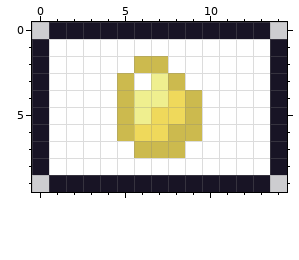
Edited in one commit: pixel-art file (pixel/miniMap/shop.aseprite). The first picture shows the starting point.
15x10 pixels, 1 frame.
The same view after the edit:
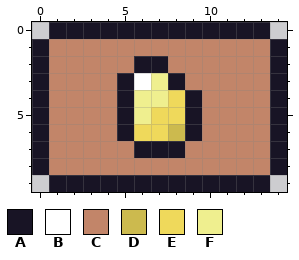
Palette (. is transparent): A #181425  B #ffffff  C #c28569  D #ccba4e  E #efd95b  F #efef8f
Difference:
@@ x 0..14 @@
  0 .AAAAAAAAAAAAA.
- 1 ABBBBBBBBBBBBBA
- 2 ABBBBBDDBBBBBBA
- 3 ABBBBDBFDBBBBBA
- 4 ABBBBDFFEDBBBBA
- 5 ABBBBDFEEDBBBBA
- 6 ABBBBDEEDDBBBBA
- 7 ABBBBBDDDBBBBBA
- 8 ABBBBBBBBBBBBBA
+ 1 ACCCCCCCCCCCCCA
+ 2 ACCCCCAACCCCCCA
+ 3 ACCCCABFACCCCCA
+ 4 ACCCCAFFEACCCCA
+ 5 ACCCCAFEEACCCCA
+ 6 ACCCCAEEDACCCCA
+ 7 ACCCCCAAACCCCCA
+ 8 ACCCCCCCCCCCCCA
  9 .AAAAAAAAAAAAA.
Pixel boxes of the changes (left, top, right, bottom) in both pictures:
changed: (49, 39, 270, 175)
